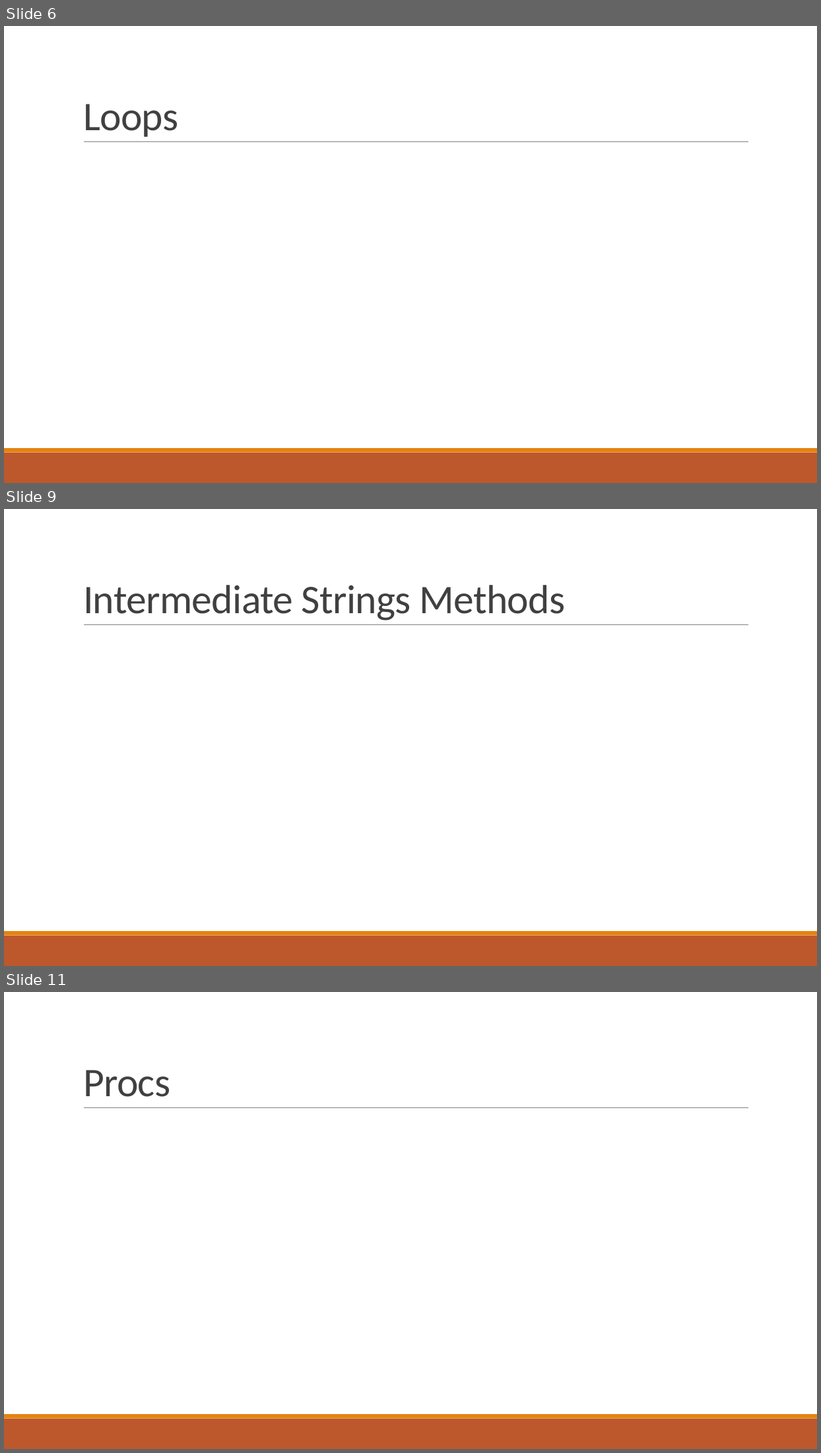
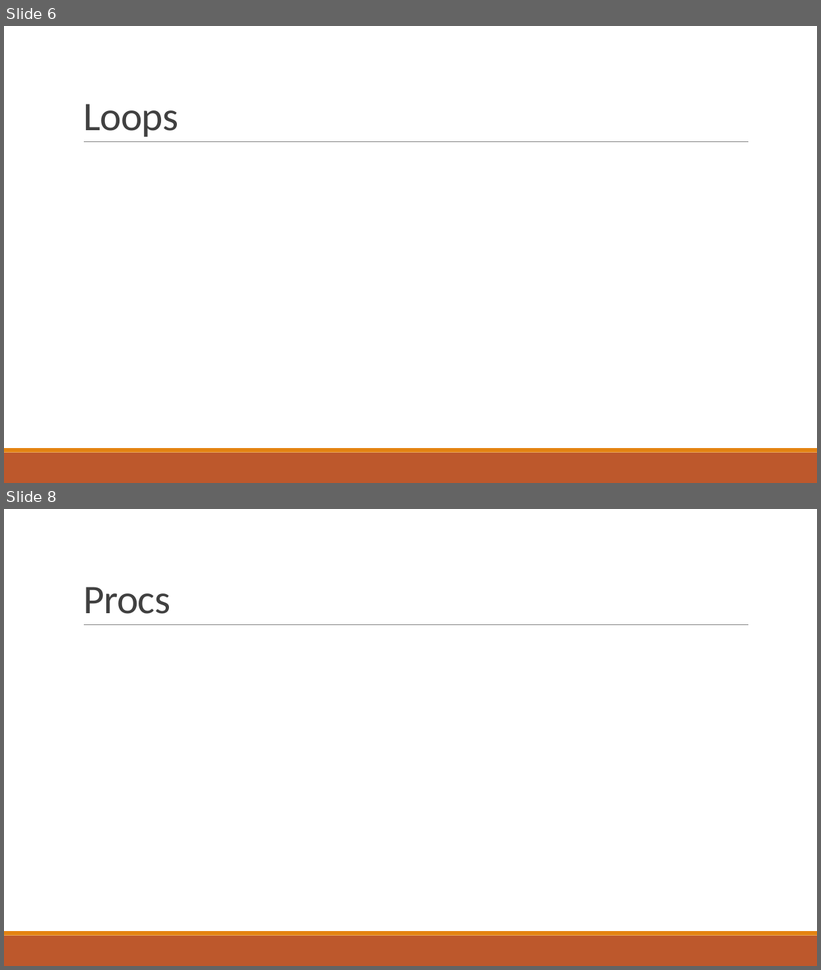
Before and after one commit to pawan9489/TeachingRuby, a slide deck: Presentations/Session3-Functions&FlowControl.pptx. Shown one above the other, each under a label of ours: slides 6, 9 and 11 before the commit, slides 6 and 8 after it; the slides between them are not shown. The pictures are 821x1453 and 821x970 pixels, drawn with LibreOffice and Linux fonts; fonts in the diff are those of the drawing. Boxes give left, top, right and bottom in pixels: in the first picture for what was removed or moved away, otherwise in the second. Text is boxed around its words. In the diff, an @@ line names an element or a change of style, - is before the commit and + after.

```diff
--- a/Presentations/Session3-Functions&FlowControl.pptx
+++ b/Presentations/Session3-Functions&FlowControl.pptx
@@ slide 9 removed at [4, 509, 817, 966], background #FFFFFF; not listed: 3 template elements that a slide beside it also shows @@
@@ title removed at [83, 585, 566, 621] @@
-Intermediate Strings Methods
@@ what was slide 11 is now slide 8 @@
```
Also in this commit, not shown: 1 slide added, 3 other slides removed, 25 other files.
